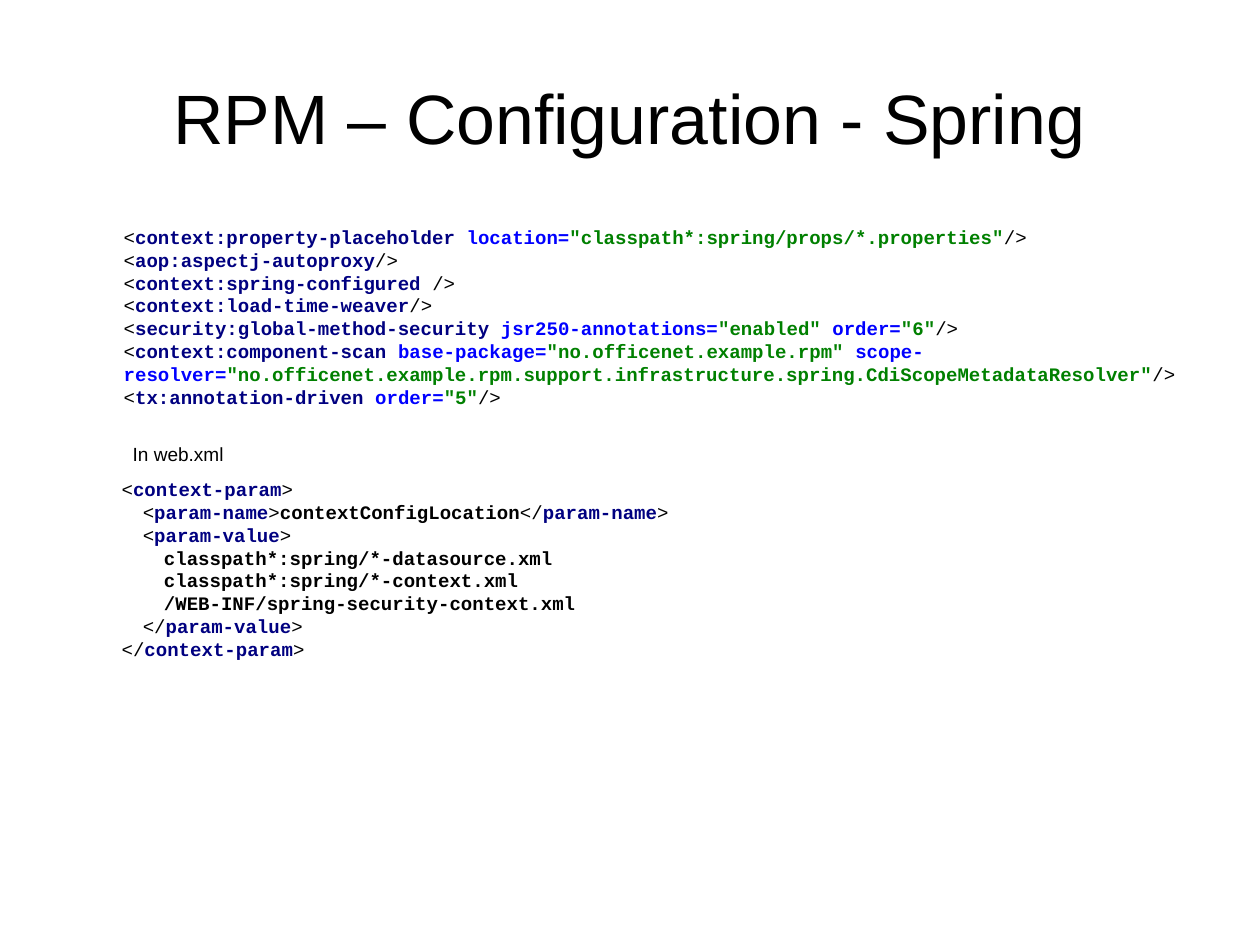
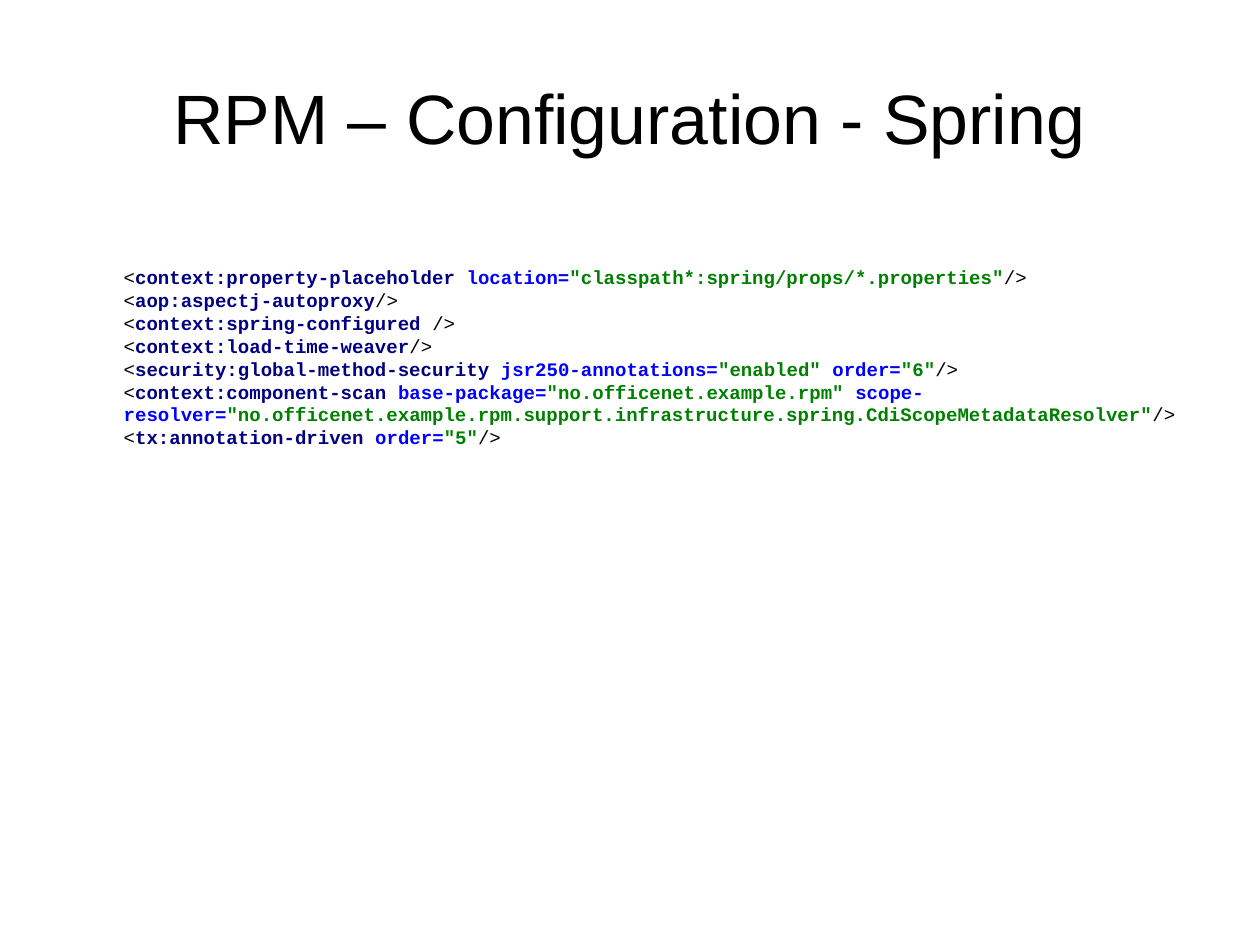
Before and after one commit to andreak/slol-2011, a slide deck: slide 15 of Scala-LiftOff-2011-lift-from-jee-perspective.odp (slide 13 before the commit). Drawn at 1260x945 pixels with LibreOffice and Linux fonts; fonts in the diff are those of the drawing. Boxes give left, top, right and bottom in pixels: in the first picture for what was removed or moved away, otherwise in the second. Text is boxed around its words. In the diff, an @@ line names an element or a change of style, - is before the commit and + after.

```diff
--- a/Scala-LiftOff-2011-lift-from-jee-perspective.odp
+++ b/Scala-LiftOff-2011-lift-from-jee-perspective.odp
@@ text "<context:property-placeholder location="classpath*:spring/pr ...": place and size @@
-text "<context:property-placeholder location="classpath*:spring/pr ..." at [124, 230, 1176, 405]
+text "<context:property-placeholder location="classpath*:spring/pr ..." at [124, 271, 1176, 445]
@@ text removed at [133, 447, 224, 461] @@
-In web.xml
@@ text removed at [122, 483, 669, 660] @@
-<context-param>
-<param-name>contextConfigLocation</param-name>
-<param-value>
-classpath*:spring/*-datasource.xml
-classpath*:spring/*-context.xml
-/WEB-INF/spring-security-context.xml
-</param-value>
-</context-param>
```
Also in this commit, not shown: 3 other slides changed, 5 slides added.
